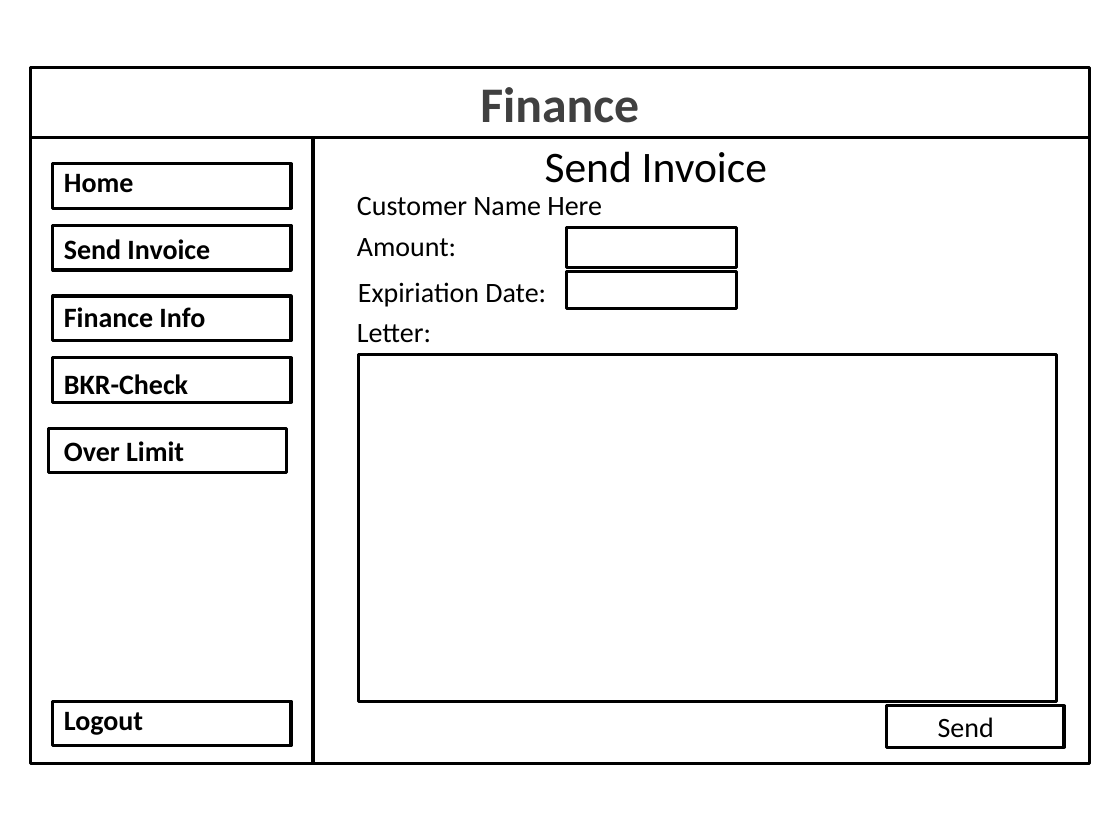
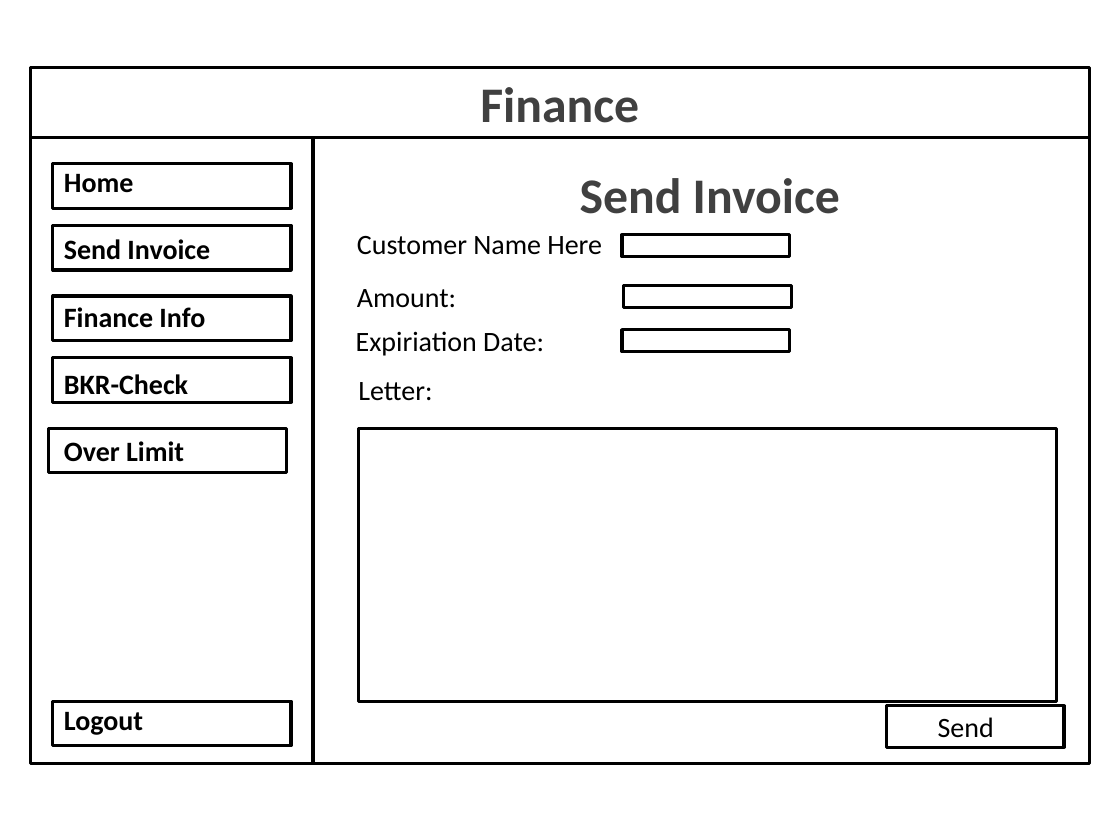
Before and after one commit to Aplicticus/Project_Barroc-IT_Groep6, a slide deck: slide 13 of Docs/Prototype_v0.1/Barroc-IT Prototype.pptx. Drawn at 1120x840 pixels with LibreOffice and Linux fonts; fonts in the diff are those of the drawing. Boxes give left, top, right and bottom in pixels: in the first picture for what was removed or moved away, otherwise in the second. Text is boxed around its words. In the diff, an @@ line names an element or a change of style, - is before the commit and + after.

```diff
--- a/Docs/Prototype_v0.1/Barroc-IT Prototype.pptx
+++ b/Docs/Prototype_v0.1/Barroc-IT Prototype.pptx
@@ text "Send Invoice": place and size @@
-text "Send Invoice" at [545,151,767,183]
+text "Send Invoice" at [580,178,840,214]
@@ text "Send Invoice" at [580,178,840,214]: size 28 to 32 pt, text colour #000000 to #404040, bold on; alignment left to centre @@
@@ text "Customer Name Here": place and size @@
-text "Customer Name Here" at [357,197,602,216]
+text "Customer Name Here" at [357,236,602,255]
@@ rectangle: place and size @@
-rectangle at [567,227,737,267]
+rectangle at [622,235,790,258]
@@ rectangle at [622,235,790,258]: fill none to #FFFFFF @@
@@ text "Amount:": place and size @@
-text "Amount:" at [357,238,456,257]
+text "Amount:" at [357,289,456,308]
@@ rectangle at [624,286,792,308]: fill none to #FFFFFF @@
@@ rectangle: place and size @@
-rectangle at [567,272,737,309]
+rectangle at [624,286,792,308]
@@ text "Expiriation Date:": place and size @@
-text "Expiriation Date:" at [358,282,546,307]
+text "Expiriation Date:" at [356,331,544,356]
@@ rectangle added at [622,329,790,352], fill #FFFFFF, outline #000000 2 pt @@
@@ text "Letter:": place and size @@
-text "Letter:" at [357,324,431,343]
+text "Letter:" at [358,382,432,401]
@@ rectangle: place and size @@
-rectangle at [358,355,1056,701]
+rectangle at [358,428,1056,701]
```
Also in this commit, not shown: 6 other slides changed, 5 slides added.
